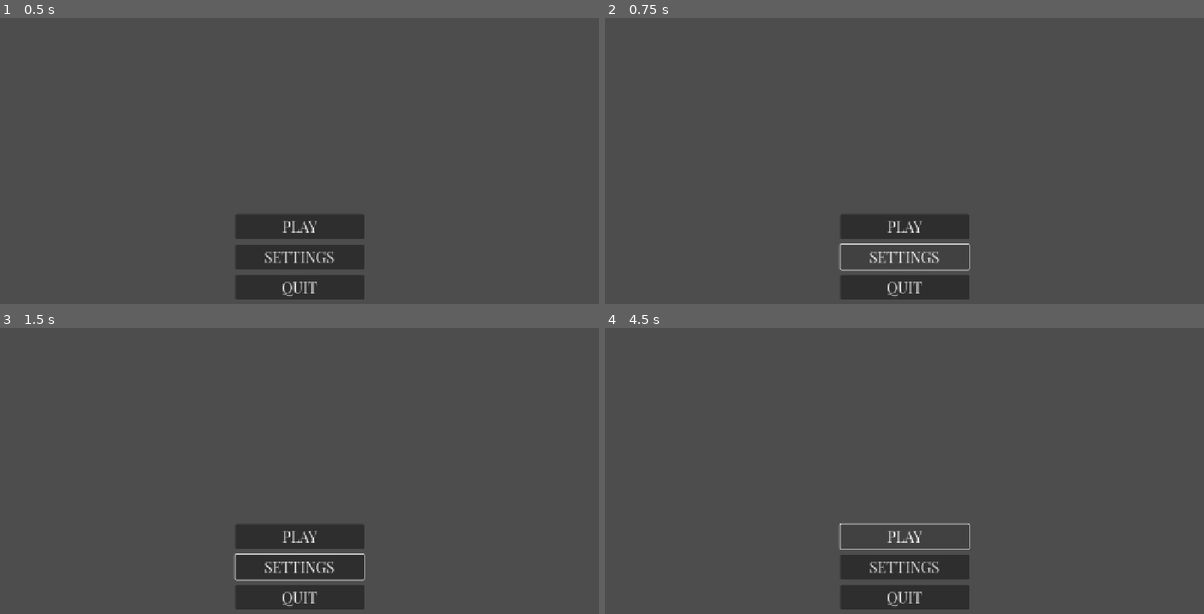
Above: before the commit, frames 1-4 (two rows, left to right).
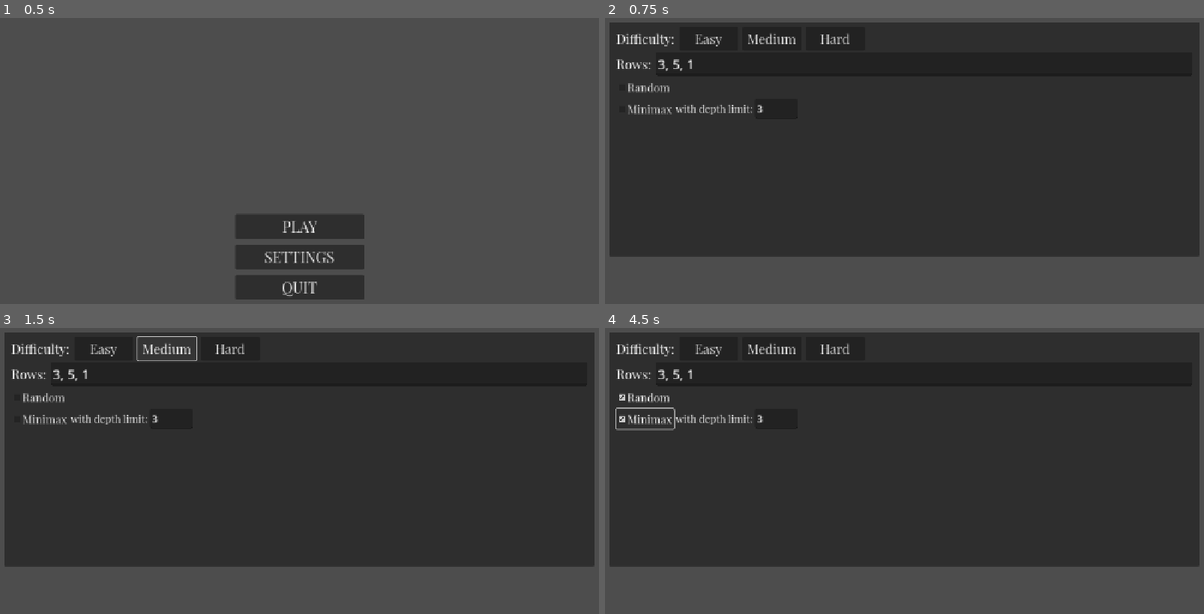
Above: after the commit, the same moments.

Repository: alex-bo7/ashes_of_nim_481
Game: Godot game, scene res://MainMenu/MainMenu.tscn
The game is run twice, just before and just after one commit, with the same random seed, the same clock (stepped at 60 frames per second) and the same inputs.
Inputs (mouse positions are in pixels of both pictures, inside the frame that each line leads up to):
- Up to frame 1 (0.5 s): no input
- Up to frame 2 (0.75 s): click "SETTINGS" at 0.5 s
- Up to frame 3 (1.5 s): click (167, 348) at 1.25 s, where only the run after the commit has a clickable "Medium"
- Up to frame 4 (4.5 s): click (832, 348) at 2 s, where only the run after the commit has a clickable "Hard"; click (904, 396) at 2.75 s, where only the run after the commit has a clickable "Random"; click (646, 419) at 3.5 s, where only the run after the commit has a clickable "Minimax"; click (904, 536) at 4.25 s, where only the run before the commit has a clickable "PLAY"

Frame 1 is identical in both runs. In frame 2, 79% of the frame differs, in the area x 0-100%, y 1-99%; in frame 3, 80%; in frame 4, 80%.

Commit message:
Setup game settings

Diff:
--- a/MainMenu/main_menu.gd
+++ b/MainMenu/main_menu.gd
@@ -6,7 +6,7 @@
 
 
 func _on_settings_btn_pressed() -> void:
-	print('Settings')
+	get_tree().change_scene_to_file("res://Settings/settings.tscn")
 
 func _on_quit_btn_pressed() -> void:
 	get_tree().quit()
--- /dev/null
+++ b/Settings/settings.tscn
@@ -0,0 +1,123 @@
+[gd_scene load_steps=2 format=3 uid="uid://bmk6xrh7sdoxg"]
+
+[ext_resource type="FontFile" uid="uid://dsg2m1876ur6s" path="res://Extras/PlayfairDisplay-VariableFont_wght.ttf" id="1_cdu2u"]
+
+[node name="Settings" type="Control"]
+layout_mode = 3
+anchors_preset = 15
+anchor_right = 1.0
+anchor_bottom = 1.0
+grow_horizontal = 2
+grow_vertical = 2
+
+[node name="MarginContainer" type="MarginContainer" parent="."]
+layout_mode = 1
+anchors_preset = 15
+anchor_right = 1.0
+anchor_bottom = 1.0
+grow_horizontal = 2
+grow_vertical = 2
+theme_override_constants/margin_left = 10
+theme_override_constants/margin_top = 10
+theme_override_constants/margin_right = 10
+
+[node name="VBoxContainer" type="VBoxContainer" parent="MarginContainer"]
+layout_mode = 2
+
+[node name="Panel" type="Panel" parent="MarginContainer/VBoxContainer"]
+custom_minimum_size = Vector2(0, 500)
+layout_mode = 2
+
+[node name="MarginContainer" type="MarginContainer" parent="MarginContainer/VBoxContainer/Panel"]
+layout_mode = 1
+anchors_preset = 15
+anchor_right = 1.0
+anchor_bottom = 1.0
+grow_horizontal = 2
+grow_vertical = 2
+theme_override_constants/margin_left = 15
+theme_override_constants/margin_top = 10
+theme_override_constants/margin_right = 15
+
+[node name="VBoxContainer" type="VBoxContainer" parent="MarginContainer/VBoxContainer/Panel/MarginContainer"]
+layout_mode = 2
+
+[node name="difficulties" type="HBoxContainer" parent="MarginContainer/VBoxContainer/Panel/MarginContainer/VBoxContainer"]
+layout_mode = 2
+theme_override_constants/separation = 10
+
+[node name="Label" type="Label" parent="MarginContainer/VBoxContainer/Panel/MarginContainer/VBoxContainer/difficulties"]
+custom_minimum_size = Vector2(0, 50)
+layout_mode = 2
+theme_override_fonts/font = ExtResource("1_cdu2u")
+theme_override_font_sizes/font_size = 28
+text = "Difficulty:"
+vertical_alignment = 1
+
+[node name="easy_btn" type="Button" parent="MarginContainer/VBoxContainer/Panel/MarginContainer/VBoxContainer/difficulties"]
+custom_minimum_size = Vector2(125, 50)
+layout_mode = 2
+size_flags_horizontal = 0
+theme_override_fonts/font = ExtResource("1_cdu2u")
+theme_override_font_sizes/font_size = 28
+text = "Easy"
+
+[node name="medium_btn" type="Button" parent="MarginContainer/VBoxContainer/Panel/MarginContainer/VBoxContainer/difficulties"]
+custom_minimum_size = Vector2(125, 50)
+layout_mode = 2
+size_flags_horizontal = 0
+theme_override_fonts/font = ExtResource("1_cdu2u")
+theme_override_font_sizes/font_size = 28
+text = "Medium"
+
+[node name="hard_btn" type="Button" parent="MarginContainer/VBoxContainer/Panel/MarginContainer/VBoxContainer/difficulties"]
+custom_minimum_size = Vector2(125, 50)
+layout_mode = 2
+size_flags_horizontal = 0
+theme_override_fonts/font = ExtResource("1_cdu2u")
+theme_override_font_sizes/font_size = 28
+text = "Hard"
+
+[node name="rows" type="HBoxContainer" parent="MarginContainer/VBoxContainer/Panel/MarginContainer/VBoxContainer"]
+layout_mode = 2
+theme_override_constants/separation = 10
+
+[node name="Label2" type="Label" parent="MarginContainer/VBoxContainer/Panel/MarginContainer/VBoxContainer/rows"]
+custom_minimum_size = Vector2(0, 50)
+layout_mode = 2
+theme_override_fonts/font = ExtResource("1_cdu2u")
+theme_override_font_sizes/font_size = 28
+text = "Rows:"
+vertical_alignment = 1
+
+[node name="LineEdit" type="LineEdit" parent="MarginContainer/VBoxContainer/Panel/MarginContainer/VBoxContainer/rows"]
+layout_mode = 2
+size_flags_horizontal = 3
+theme_override_font_sizes/font_size = 28
+text = "3, 5, 1"
+
+[node name="CheckBox" type="CheckBox" parent="MarginContainer/VBoxContainer/Panel/MarginContainer/VBoxContainer"]
+layout_mode = 2
+theme_override_fonts/font = ExtResource("1_cdu2u")
+theme_override_font_sizes/font_size = 24
+text = "Random"
+
+[node name="HBoxContainer" type="HBoxContainer" parent="MarginContainer/VBoxContainer/Panel/MarginContainer/VBoxContainer"]
+layout_mode = 2
+
+[node name="CheckBox2" type="CheckBox" parent="MarginContainer/VBoxContainer/Panel/MarginContainer/VBoxContainer/HBoxContainer"]
+layout_mode = 2
+theme_override_fonts/font = ExtResource("1_cdu2u")
+theme_override_font_sizes/font_size = 24
+text = "Minimax"
+
+[node name="Label" type="Label" parent="MarginContainer/VBoxContainer/Panel/MarginContainer/VBoxContainer/HBoxContainer"]
+layout_mode = 2
+theme_override_fonts/font = ExtResource("1_cdu2u")
+theme_override_font_sizes/font_size = 22
+text = "with depth limit:"
+
+[node name="LineEdit" type="LineEdit" parent="MarginContainer/VBoxContainer/Panel/MarginContainer/VBoxContainer/HBoxContainer"]
+layout_mode = 2
+theme_override_font_sizes/font_size = 22
+text = "3"
